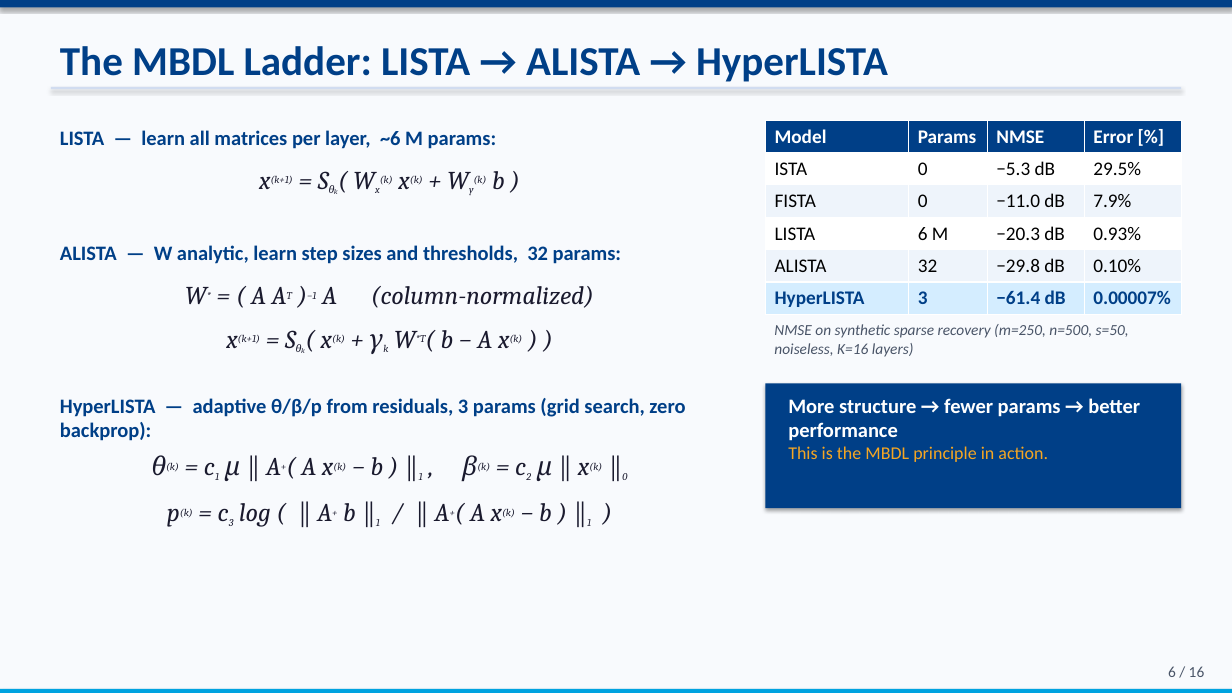
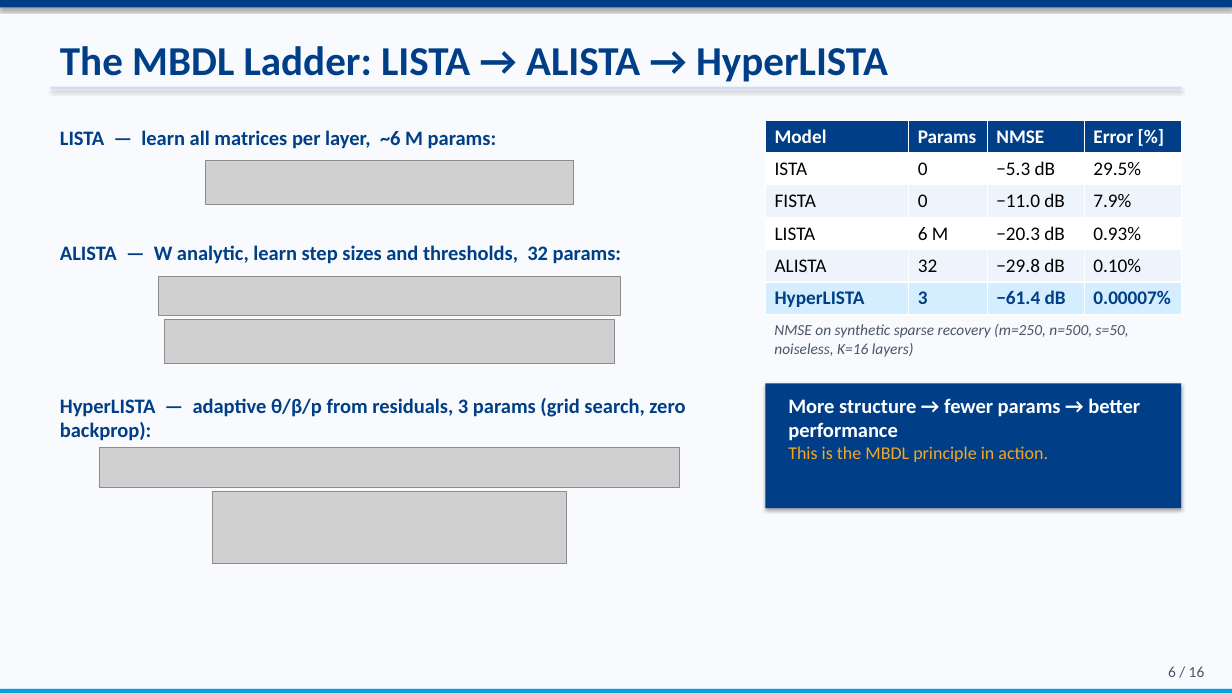
Before and after one commit to ThEpiCake/hyperlista-mbdl, a slide deck: slide 6 of submission/MBDL_Seminar_Presentation.pptx. Drawn at 1232x693 pixels with LibreOffice and Linux fonts; fonts in the diff are those of the drawing; grey boxes stand for pictures. Boxes give left, top, right and bottom in pixels: in the first picture for what was removed or moved away, otherwise in the second. Text is boxed around its words. In the diff, an @@ line names an element or a change of style, - is before the commit and + after.

```diff
--- a/submission/MBDL_Seminar_Presentation.pptx
+++ b/submission/MBDL_Seminar_Presentation.pptx
@@ picture added at bbox=[205, 161, 574, 205] @@
@@ text removed at bbox=[259, 171, 505, 195] @@
-x(k+1) = Sθₖ( Wx(k) x(k) + Wy(k) b )
@@ picture added at bbox=[159, 276, 621, 316] @@
@@ text removed at bbox=[185, 286, 594, 308] @@
-W* = ( A AT )−1 A (column-normalized)
@@ picture added at bbox=[165, 320, 614, 363] @@
@@ text removed at bbox=[226, 330, 523, 348] @@
-x(k+1) = Sθₖ( x(k) + γk W*T( b − A x(k) ) )
@@ picture added at bbox=[99, 447, 679, 488] @@
@@ text removed at bbox=[152, 455, 627, 482] @@
-θ(k) = c1 μ ‖ A+( A x(k) − b ) ‖1 , β(k) = c2 μ ‖ x(k) ‖0
@@ text removed at bbox=[167, 503, 591, 527] @@
-p(k) = c3 log ( ‖ A+ b ‖1 / ‖ A+( A x(k) − b ) ‖1 )
@@ picture added at bbox=[213, 492, 567, 564] @@
```
Also in this commit, not shown: 5 other slides changed, 1 other file.
